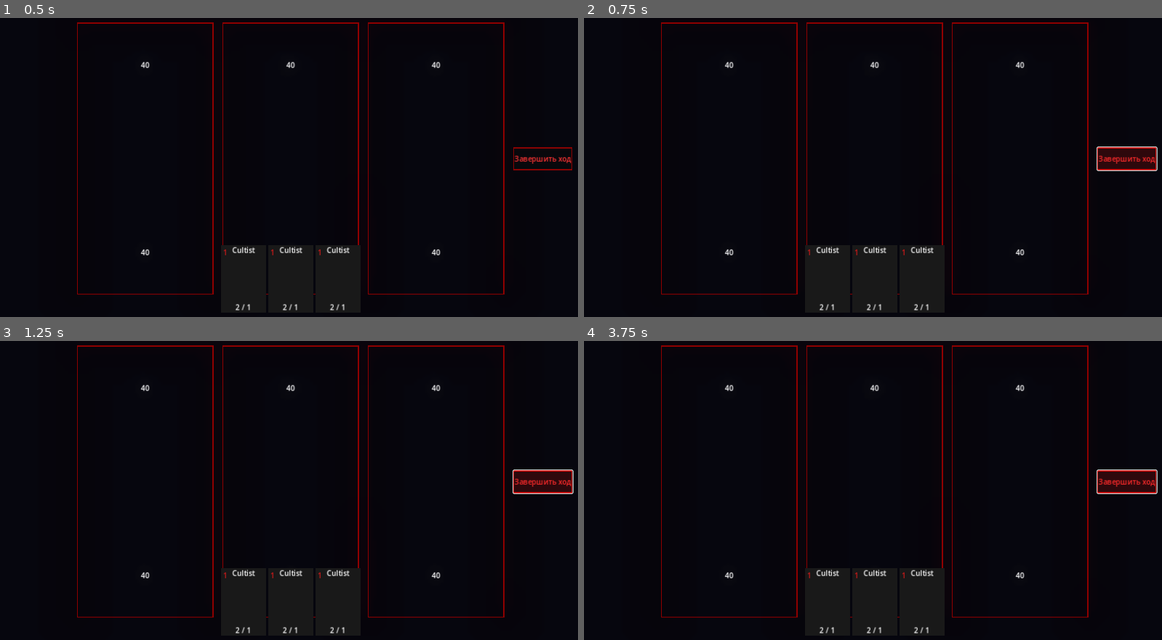
Above: before the commit, frames 1-4 (two rows, left to right).
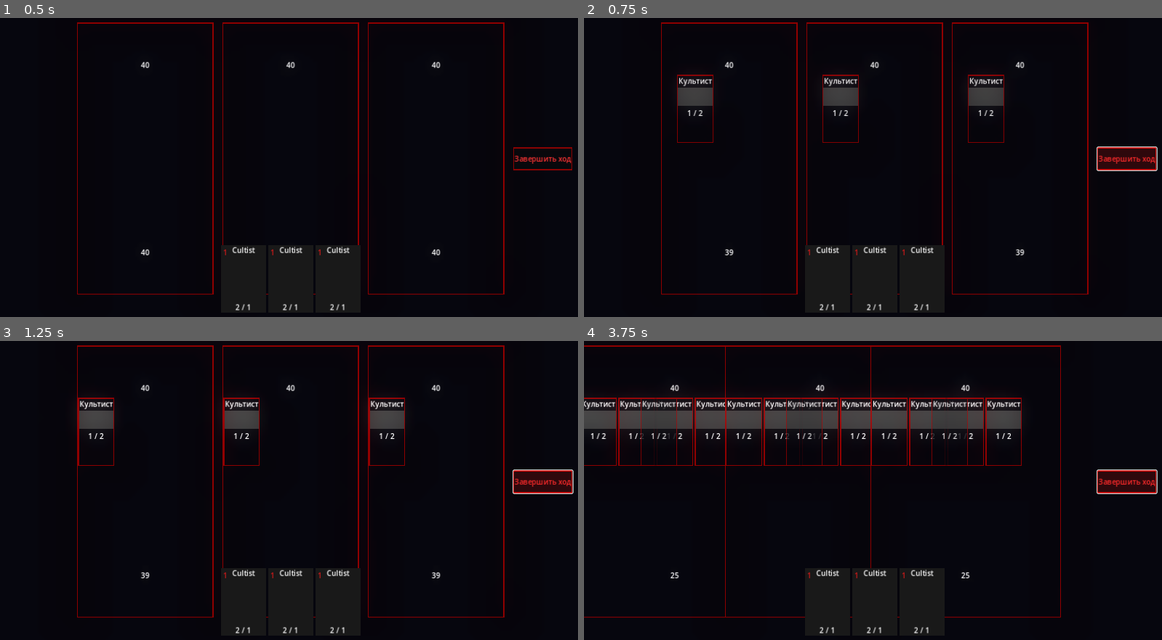
Above: after the commit, the same moments.

Repository: Lassus01/sushestvo
Game: Godot game, scene res://scenes/Combat/CombatScene.tscn
The game is run twice, just before and just after one commit, with the same random seed, the same clock (stepped at 60 frames per second) and the same inputs. This scene is started directly instead of the project's main scene.
Inputs:
- Up to frame 1 (0.5 s): no input
- Up to frame 2 (0.75 s): click "Завершить ход" at 0.5 s
- Up to frame 3 (1.25 s): no input
- Up to frame 4 (3.75 s): click "Завершить ход" at 1.25 s; click "Завершить ход" at 2 s; tap Enter at 2.75 s; tap Space at 3.5 s

Frame 1 is identical in both runs. In frame 2, 1.8% of the frame differs, in the area x 16-77%, y 18-80%; in frame 3, 1.8%; in frame 4, 8.7%, in the area x 0-88%, y 1-93%.

Commit message:
feat: Implement Combat AI, Visual Polish, and Save System
- Added AIController for enemy turn evaluation and card playing based on lane states.
- Hooked up CombatSystem to manage turns and AI execution.
- Implemented GlitchShader for CardVisual and Tween animations for damage/death/card playing.
- Added AmbientMusic and SFXPlayer to CombatScene with WorldEnvironment glow/bloom.
- Created SaveSystem.gd to serialize GameManager state and Resource paths to user://save_game.json.

Co-authored-by: Lassus01 <146187747+Lassus01@users.noreply.github.com>

Diff:
--- a/scenes/Combat/CardVisual.tscn
+++ b/scenes/Combat/CardVisual.tscn
@@ -1,8 +1,15 @@
 [gd_scene load_steps=2 format=3 uid="uid://df7k3m9"]
 
 [ext_resource type="Script" path="res://src/CardVisual.gd" id="1_a2b3"]
+[ext_resource type="Shader" path="res://src/GlitchShader.gdshader" id="2_glitch"]
+
+[sub_resource type="ShaderMaterial" id="ShaderMaterial_1"]
+shader = ExtResource("2_glitch")
+shader_parameter/amount = 0.05
+shader_parameter/time_speed = 2.0
 
 [node name="CardVisual" type="Control"]
+material = SubResource("ShaderMaterial_1")
 custom_minimum_size = Vector2(100, 150)
 layout_mode = 3
 anchors_preset = 0
--- a/scenes/Combat/CombatScene.tscn
+++ b/scenes/Combat/CombatScene.tscn
@@ -2,6 +2,8 @@
 
 [ext_resource type="PackedScene" uid="uid://bcb1n0n813" path="res://scenes/Combat/BoardController.tscn" id="1_clt1"]
 [ext_resource type="Script" path="res://scenes/Combat/HandContainer.gd" id="2_hand_script"]
+[ext_resource type="Script" path="res://src/AIController.gd" id="3_aicontroller"]
+[ext_resource type="Script" path="res://src/CombatSystem.gd" id="4_combatsystem"]
 
 [sub_resource type="Environment" id="Environment_1"]
 background_mode = 3
@@ -100,3 +102,11 @@
 text = "Завершить ход"
 
 [node name="CombatSystem" type="Node" parent="."]
+script = ExtResource("4_combatsystem")
+
+[node name="AIController" type="Node" parent="."]
+script = ExtResource("3_aicontroller")
+
+[node name="AmbientMusic" type="AudioStreamPlayer" parent="."]
+
+[node name="SFXPlayer" type="AudioStreamPlayer" parent="."]
--- /dev/null
+++ b/src/AIController.gd
@@ -0,0 +1,68 @@
+extends Node
+
+# AIController: Evaluates lanes and makes decisions for the Enemy.
+# It should be a child of CombatSystem or CombatScene.
+
+var combat_scene: Node
+var lanes: Array = []
+
+func _ready():
+	# Wait for the scene to be ready before finding lanes
+	call_deferred("_initialize_lanes")
+
+func _initialize_lanes():
+	# Try to find the BoardContainer and its lanes
+	combat_scene = get_parent()
+	if combat_scene and combat_scene.has_node("BoardContainer"):
+		var board_container = combat_scene.get_node("BoardContainer")
+		lanes = board_container.get_children()
+
+# Called by CombatSystem when it's the enemy's turn
+func take_turn():
+	if lanes.is_empty():
+		return
+
+	# For each lane, evaluate state
+	for lane in lanes:
+		if not lane is BoardController:
+			continue
+
+		var p_health = lane.player_altar_health
+		var e_health = lane.enemy_altar_health
+
+		# Simple logic:
+		# If enemy altar is in danger (e.g. < 15), try to play a defensive minion
+		if e_health < 15:
+			_try_play_card(lane, "Taunt")
+		# If player altar is low, go for the kill
+		elif p_health < 15:
+			_try_play_card(lane, "Charge")
+		else:
+			# Just play something random if we have mana
+			_try_play_card(lane, "")
+
+func _try_play_card(lane: BoardController, preferred_trait: String):
+	# Dummy implementation since we don't have an enemy deck setup yet.
+	# We just create a dummy card and play it if mana allows.
+
+	if lane.current_mana < 1:
+		return
+
+	var card = CardResource.new()
+	card.blood_cost = 1
+	card.attack = 1
+	card.health = 2
+
+	if preferred_trait == "Taunt":
+		card.card_name = "Страж Алтаря"
+		card.traits = ["Taunt"]
+		card.health = 4
+	elif preferred_trait == "Charge":
+		card.card_name = "Безумец"
+		card.traits = ["Charge"]
+		card.attack = 3
+	else:
+		card.card_name = "Культист"
+
+	if lane.can_play_card(card, false):
+		lane.play_card(card, false)
--- a/src/BoardController.gd
+++ b/src/BoardController.gd
@@ -68,6 +68,15 @@
 		enemy_minions.append(minion_node)
 		enemy_minions_container.add_child(minion_node)
 
+	# Tween flying animation from center to board
+	if is_inside_tree():
+		var final_pos = minion_node.position
+		minion_node.position = Vector2(0, 300) # Assuming from deck bottom
+		minion_node.modulate.a = 0
+		var tween = create_tween()
+		tween.tween_property(minion_node, "position", final_pos, 0.3).set_trans(Tween.TRANS_QUAD)
+		tween.parallel().tween_property(minion_node, "modulate:a", 1.0, 0.2)
+
 	_update_ui()
 
 # Автоматическая фаза боя Artifact-style (соседи бьют соседей)
@@ -104,6 +113,15 @@
 		enemy_altar_health -= amount
 		if enemy_altar_health <= 0:
 			emit_signal("altar_destroyed", false)
+
+	# Shake effect
+	if is_inside_tree():
+		var tween = create_tween()
+		var original_pos = position
+		tween.tween_property(self, "position", original_pos + Vector2(15, 0), 0.05)
+		tween.tween_property(self, "position", original_pos - Vector2(15, 0), 0.05)
+		tween.tween_property(self, "position", original_pos, 0.05)
+
 	_update_ui()
 
 func _cleanup_dead_minions() -> void:
--- /dev/null
+++ b/src/CombatSystem.gd
@@ -0,0 +1,48 @@
+extends Node
+
+# Stub for CombatSystem to link everything together
+signal turn_ended(is_player_turn)
+
+var is_player_turn = true
+
+@onready var ai_controller = $"../AIController"
+@onready var sfx_player = $"../SFXPlayer"
+
+func _ready():
+	var end_turn_btn = $"../PlayerUI/EndTurnButton"
+	if end_turn_btn:
+		end_turn_btn.pressed.connect(_on_end_turn_pressed)
+
+func _on_end_turn_pressed():
+	if not is_player_turn: return
+
+	if sfx_player:
+		# Play placeholder sound logic
+		pass
+
+	is_player_turn = false
+	emit_signal("turn_ended", false)
+
+	# Execute AI turn
+	if ai_controller:
+		ai_controller.take_turn()
+
+	# Simple turn resolution and back to player
+	resolve_combat()
+	start_player_turn()
+
+func resolve_combat():
+	var board = $"../BoardContainer"
+	if board:
+		for lane in board.get_children():
+			if lane.has_method("resolve_combat"):
+				lane.resolve_combat()
+
+func start_player_turn():
+	is_player_turn = true
+	var board = $"../BoardContainer"
+	if board:
+		for lane in board.get_children():
+			if lane.has_method("start_turn"):
+				lane.start_turn(true)
+	emit_signal("turn_ended", true)
--- /dev/null
+++ b/src/GlitchShader.gdshader
@@ -0,0 +1,39 @@
+shader_type canvas_item;
+
+uniform float amount : hint_range(0.0, 1.0) = 0.05;
+uniform float time_speed : hint_range(0.0, 10.0) = 2.0;
+
+// Random function
+float random(vec2 uv) {
+    return fract(sin(dot(uv.xy, vec2(12.9898, 78.233))) * 43758.5453123);
+}
+
+void fragment() {
+    vec2 uv = UV;
+
+    // Add time-based randomness
+    float time_val = floor(TIME * time_speed * 10.0);
+
+    // Create strips
+    float strips = floor(uv.y * 20.0);
+
+    // Generate an offset based on random strips
+    float offset = (random(vec2(strips, time_val)) - 0.5) * amount;
+
+    // Apply offset only to a few strips randomly
+    if (random(vec2(strips + 1.0, time_val)) > 0.8) {
+        uv.x += offset;
+    }
+
+    vec4 color = texture(TEXTURE, uv);
+
+    // Add chromatic aberration
+    if (amount > 0.0) {
+        float r = texture(TEXTURE, vec2(uv.x + amount * 0.5, uv.y)).r;
+        float b = texture(TEXTURE, vec2(uv.x - amount * 0.5, uv.y)).b;
+        color.r = r;
+        color.b = b;
+    }
+
+    COLOR = color;
+}
--- a/src/Minion.gd
+++ b/src/Minion.gd
@@ -27,11 +27,25 @@
 func take_damage(amount: int):
 	health -= amount
 	update_ui()
+
+	# Shake animation
+	if is_inside_tree():
+		var tween = create_tween()
+		var original_pos = position
+		tween.tween_property(self, "position", original_pos + Vector2(10, 0), 0.05)
+		tween.tween_property(self, "position", original_pos - Vector2(10, 0), 0.05)
+		tween.tween_property(self, "position", original_pos, 0.05)
+
 	if health <= 0:
 		die()
 
 func die():
-	queue_free()
+	if is_inside_tree():
+		var tween = create_tween()
+		tween.tween_property(self, "modulate:a", 0.0, 0.3)
+		tween.tween_callback(queue_free)
+	else:
+		queue_free()
 
 func update_ui():
 	if name_label: name_label.text = minion_name
--- /dev/null
+++ b/src/SaveSystem.gd
@@ -0,0 +1,67 @@
+extends Node
+
+# Handles serialization of game state to a JSON file.
+
+const SAVE_PATH = "user://save_game.json"
+
+func save_game():
+	var save_dict = {
+		"current_floor": GameManager.current_floor,
+		"player_health": GameManager.player_health,
+		"player_sanity": GameManager.player_sanity,
+		"deck_paths": []
+	}
+
+	# Try saving map_nodes if MapManager exists (mock map_nodes support)
+	if GameManager.has_method("get") and "map_nodes" in GameManager:
+		save_dict["map_nodes"] = GameManager.map_nodes
+
+	# Properly save resource paths for deck
+	for card in GameManager.player_deck:
+		if card is Resource and card.resource_path != "":
+			save_dict["deck_paths"].append(card.resource_path)
+
+	var save_file = FileAccess.open(SAVE_PATH, FileAccess.WRITE)
+	if save_file:
+		var json_string = JSON.stringify(save_dict)
+		save_file.store_line(json_string)
+		save_file.close()
+		print("Game saved successfully to ", SAVE_PATH)
+	else:
+		push_error("Failed to open save file for writing.")
+
+func load_game():
+	if not FileAccess.file_exists(SAVE_PATH):
+		print("No save file found.")
+		return
+
+	var save_file = FileAccess.open(SAVE_PATH, FileAccess.READ)
+	if save_file:
+		var json_string = save_file.get_line()
+		var json = JSON.new()
+		var error = json.parse(json_string)
+		if error == OK:
+			var data = json.get_data()
+			if typeof(data) == TYPE_DICTIONARY:
+				if data.has("current_floor"): GameManager.current_floor = data["current_floor"]
+				if data.has("player_health"): GameManager.player_health = data["player_health"]
+				if data.has("player_sanity"): GameManager.player_sanity = data["player_sanity"]
+
+				if data.has("map_nodes") and "map_nodes" in GameManager:
+					GameManager.map_nodes = data["map_nodes"]
+
+				if data.has("deck_paths"):
+					GameManager.player_deck.clear()
+					for path in data["deck_paths"]:
+						if ResourceLoader.exists(path):
+							var card = load(path)
+							GameManager.player_deck.append(card)
+
+				print("Game loaded successfully.")
+			else:
+				push_error("Parsed save file is not a dictionary.")
+		else:
+			push_error("JSON Parse Error: ", json.get_error_message(), " in ", json_string, " at line ", json.get_error_line())
+		save_file.close()
+	else:
+		push_error("Failed to open save file for reading.")
